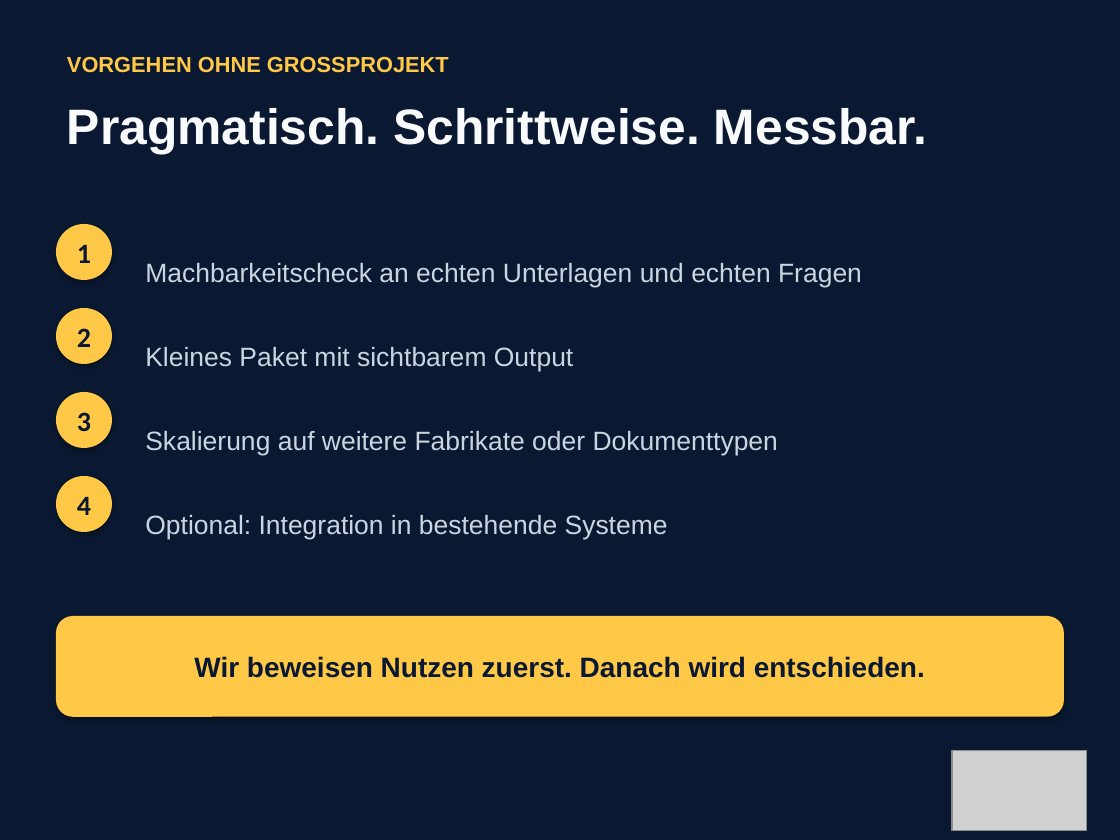
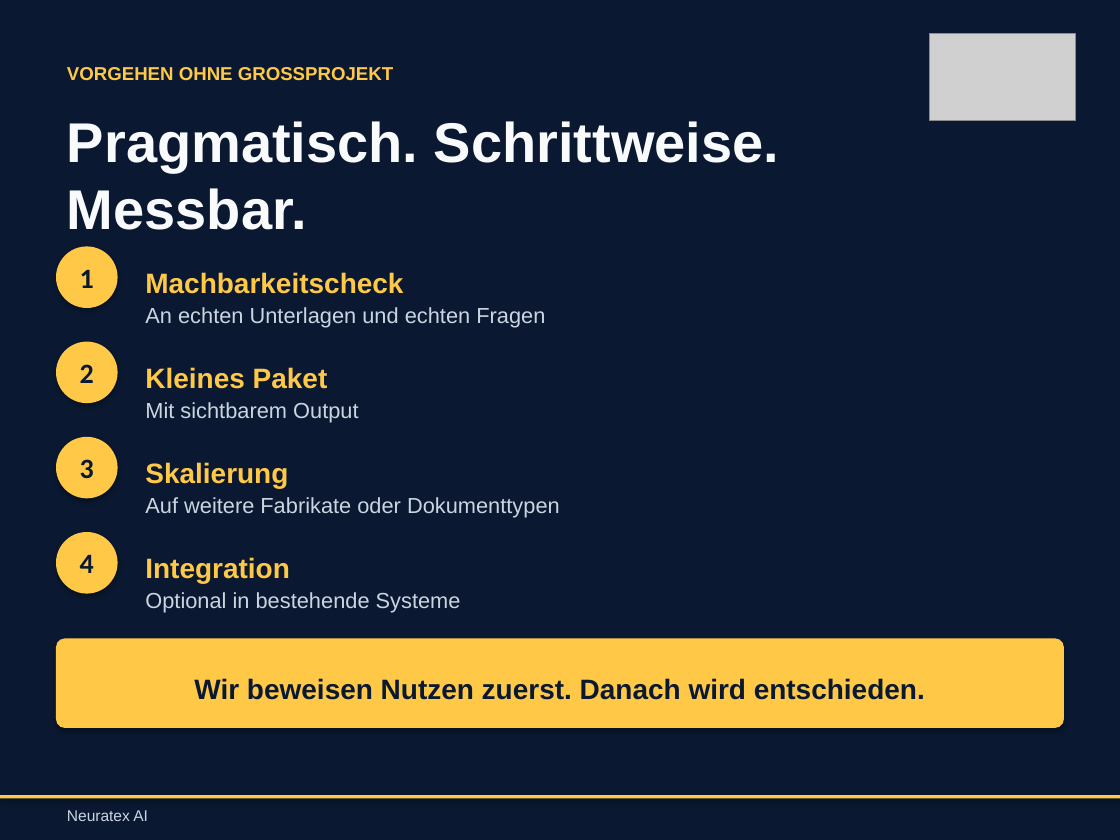
Before and after one commit to philxnovatex/ki-beratung_website, a slide deck: slide 11 of presentations/Neuratex_AI_Praesentation.pptx. Drawn at 1120x840 pixels with LibreOffice and Linux fonts; fonts in the diff are those of the drawing; grey boxes stand for pictures. Boxes give left, top, right and bottom in pixels: in the first picture for what was removed or moved away, otherwise in the second. Text is boxed around its words. In the diff, an @@ line names an element or a change of style, - is before the commit and + after.

```diff
--- a/presentations/Neuratex_AI_Praesentation.pptx
+++ b/presentations/Neuratex_AI_Praesentation.pptx
@@ text "VORGEHEN OHNE GROSSPROJEKT" moved from (x1=67, y1=56, x2=449, y2=73) to (x1=67, y1=67, x2=393, y2=81) @@
@@ text "VORGEHEN OHNE GROSSPROJEKT" at (x1=67, y1=67, x2=393, y2=81): size 14 to 12 pt @@
@@ picture resized from (x1=952, y1=750, x2=1086, y2=831) to (x1=930, y1=34, x2=1075, y2=121) @@
@@ text "Pragmatisch. Schrittweise. Messbar." moved from (x1=67, y1=108, x2=927, y2=155) to (x1=67, y1=121, x2=779, y2=230) @@
@@ text "Pragmatisch. Schrittweise. Messbar." at (x1=67, y1=121, x2=779, y2=230): size 32 to 36 pt @@
@@ ellipse "1" resized from (x1=56, y1=224, x2=112, y2=280) to (x1=56, y1=246, x2=118, y2=308) @@
@@ text added at (x1=145, y1=272, x2=403, y2=294), 18 pt, text #FFC947, bold @@
+Machbarkeitscheck
@@ text at (x1=145, y1=307, x2=545, y2=328): text changed; size 17 to 14 pt @@
-Machbarkeitscheck an echten Unterlagen und echten Fragen
+An echten Unterlagen und echten Fragen
@@ ellipse "2" resized from (x1=56, y1=308, x2=112, y2=364) to (x1=56, y1=342, x2=118, y2=403) @@
@@ text added at (x1=145, y1=367, x2=328, y2=389), 18 pt, text #FFC947, bold @@
+Kleines Paket
@@ text at (x1=145, y1=402, x2=358, y2=423): text changed; size 17 to 14 pt @@
-Kleines Paket mit sichtbarem Output
+Mit sichtbarem Output
@@ ellipse "3" resized from (x1=56, y1=392, x2=112, y2=448) to (x1=56, y1=437, x2=118, y2=498) @@
@@ text added at (x1=145, y1=462, x2=288, y2=488), 18 pt, text #FFC947, bold @@
+Skalierung
@@ text at (x1=145, y1=497, x2=560, y2=518): text changed; size 17 to 14 pt @@
-Skalierung auf weitere Fabrikate oder Dokumenttypen
+Auf weitere Fabrikate oder Dokumenttypen
@@ ellipse "4" resized from (x1=56, y1=476, x2=112, y2=532) to (x1=56, y1=532, x2=118, y2=594) @@
@@ text added at (x1=145, y1=557, x2=289, y2=584), 18 pt, text #FFC947, bold @@
+Integration
@@ text at (x1=145, y1=592, x2=461, y2=613): text changed; size 17 to 14 pt @@
-Optional: Integration in bestehende Systeme
+Optional in bestehende Systeme
@@ rounded rectangle "Wir beweisen Nutzen zuerst. Danach ..." resized from (x1=56, y1=616, x2=1064, y2=717) to (x1=56, y1=638, x2=1064, y2=728) @@
@@ rounded rectangle "Wir beweisen Nutzen zuerst. Danach ..." at (x1=56, y1=638, x2=1064, y2=728): line spacing 1 to 1.3; less space between paragraphs; proportions changed @@
@@ rectangle added at (x1=0, y1=795, x2=1120, y2=799), fill #FFC947 @@
@@ text added at (x1=67, y1=810, x2=148, y2=821), 10 pt, text #CBD5E1 @@
+Neuratex AI
```
Also in this commit, not shown: 14 other slides changed, 1 other file.
